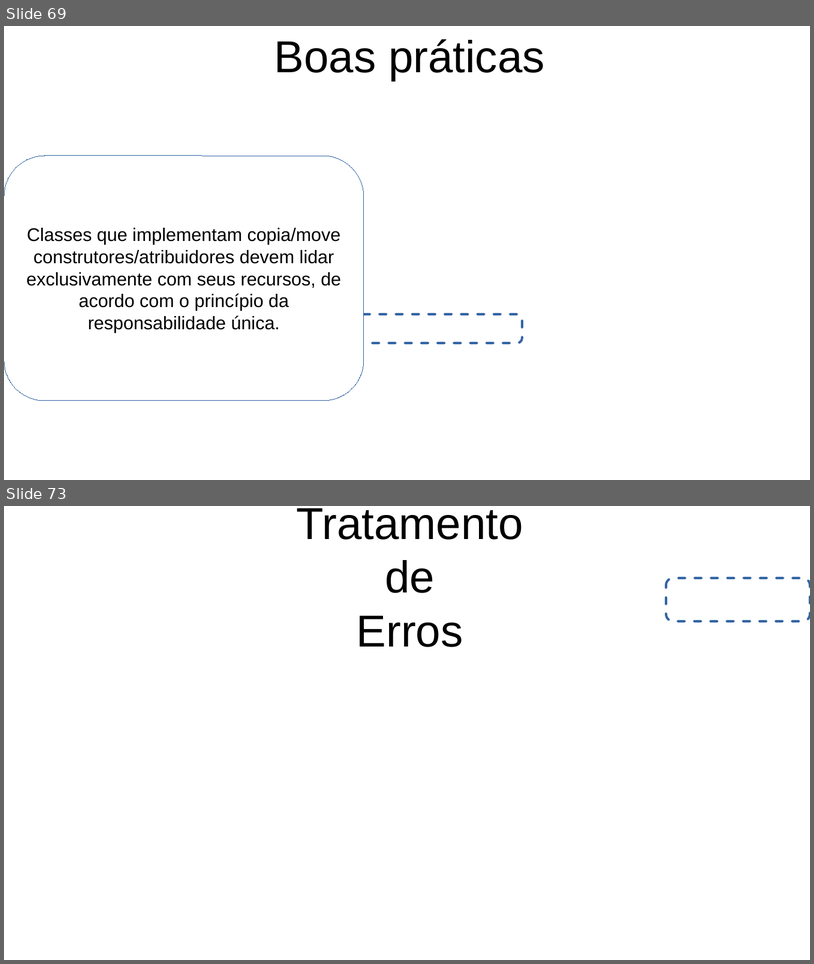
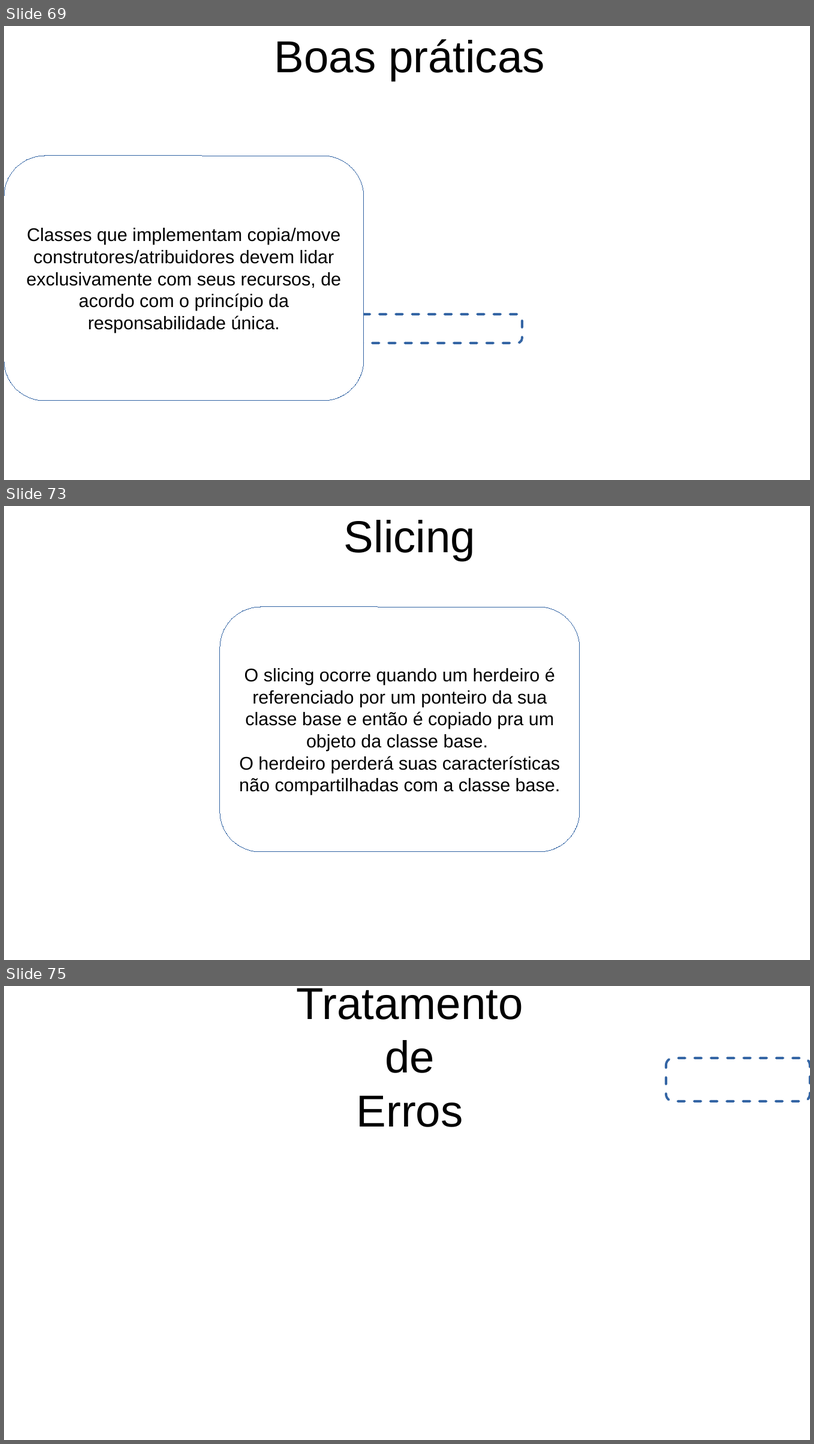
Before and after one commit to FerrazArthur/cpp-concepts-exposure, a slide deck: Apresentacao.odp. Shown one above the other, each under a label of ours: slides 69 and 73 before the commit, slides 69, 73 and 75 after it; the slides between them are not shown. The pictures are 814x964 and 814x1444 pixels, drawn with LibreOffice and Linux fonts; fonts in the diff are those of the drawing; background and template pictures are left out. Boxes give left, top, right and bottom in pixels: in the first picture for what was removed or moved away, otherwise in the second. Text is boxed around its words. In the diff, an @@ line names an element or a change of style, - is before the commit and + after.

Commit message:
[docs] introduz slicing no slide

```diff
--- a/Apresentacao.odp
+++ b/Apresentacao.odp
@@ slide 73 added at [4,506,810,960], background picture (left out) @@
@@ title added at [344,520,476,561], 44 pt, text #000000 @@
+Slicing
@@ rounded rectangle added at [220,607,580,852], fill #FFFFFF, outline #3465A4 0 pt, 18 pt, text #000000 @@
+O slicing ocorre quando um herdeiro é referenciado por um ponteiro da sua classe base e então é copiado pra um objeto da classe base.
+O herdeiro perderá suas características não compartilhadas com a classe base.
@@ what was slide 73 is now slide 75 @@
```
Also in this commit, not shown: 3 slides changed, 1 other slide added, 1 other file.
